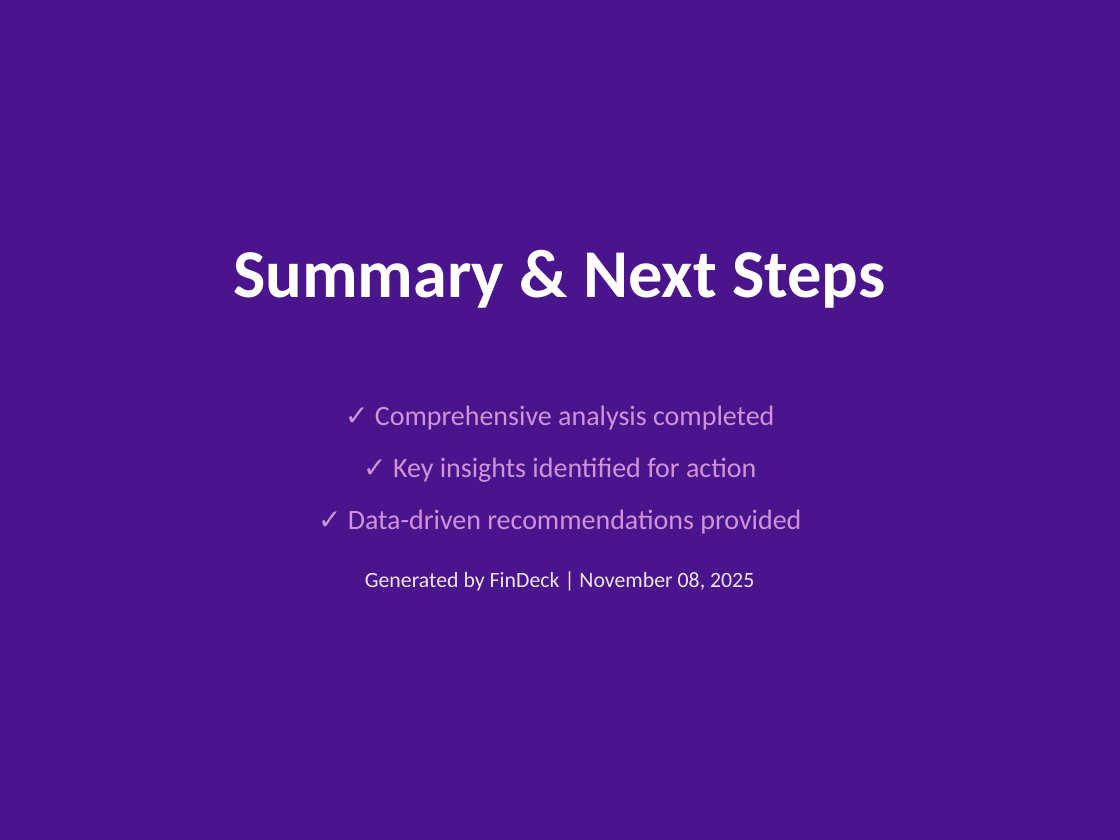
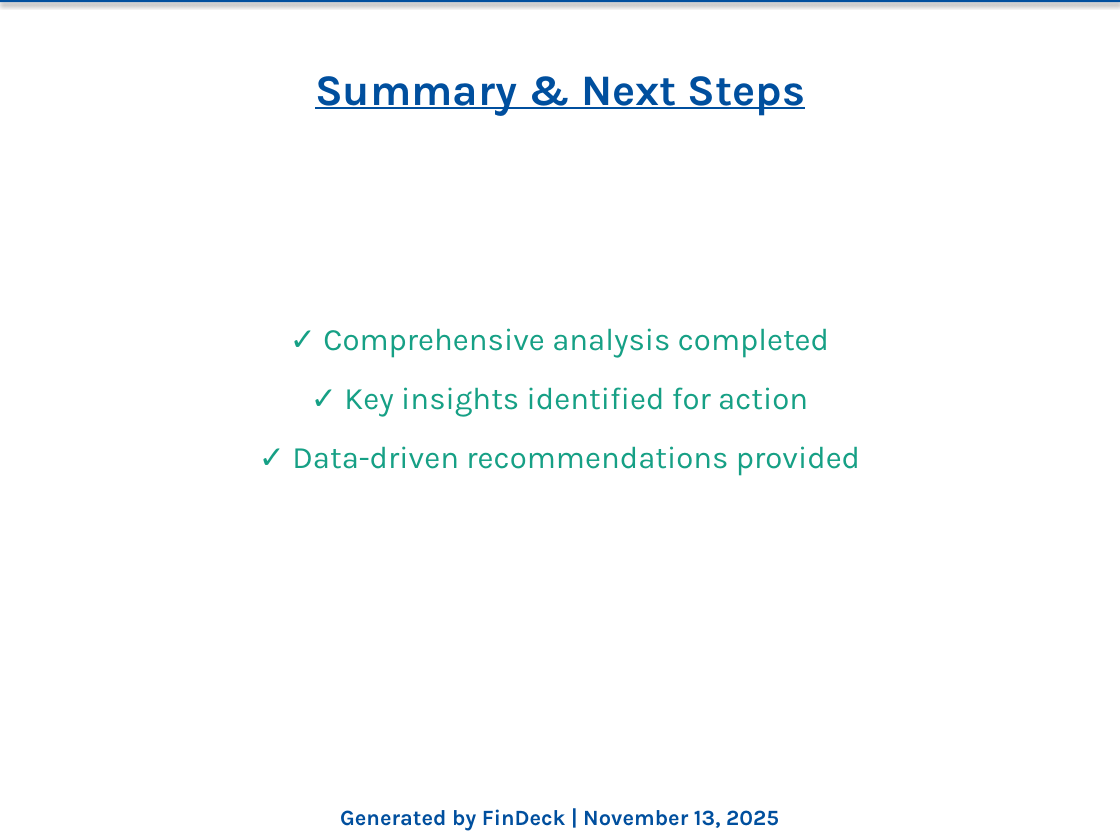
Before and after one commit to gaurav13407/FINEDECK-Excel-to-PPT-, a slide deck: slide 10 of test_output/backend_integration_test.pptx. Drawn at 1120x840 pixels with LibreOffice and Linux fonts; fonts in the diff are those of the drawing. Boxes give left, top, right and bottom in pixels: in the first picture for what was removed or moved away, otherwise in the second. Text is boxed around its words. In the diff, an @@ line names an element or a change of style, - is before the commit and + after.

```diff
--- a/test_output/backend_integration_test.pptx
+++ b/test_output/backend_integration_test.pptx
@@ rectangle at [0, 0, 1120, 840]: fill #4A148C to #FFFFFF @@
@@ rectangle added at [0, 0, 1120, 2], fill #004F9E @@
@@ text "Summary & Next Steps": place and size @@
-text "Summary & Next Steps" at [233, 252, 885, 308]
+text "Summary & Next Steps" at [315, 76, 805, 116]
@@ text "Summary & Next Steps" at [315, 76, 805, 116]: size 44 to 28 pt, font Calibri to Karla, text colour #FFFFFF to #004F9E, underline on @@
@@ text "✓ Comprehensive analysis completed": place and size @@
-text "✓ Comprehensive analysis completed" at [348, 405, 801, 534]
+text "✓ Comprehensive analysis completed" at [292, 328, 860, 476]
@@ text "✓ Comprehensive analysis completed" at [292, 328, 860, 476]: size 18 to 20 pt, font Calibri to Karla, text colour #CE93D8 to #16A085; more space between paragraphs @@
@@ text at [340, 809, 779, 831]: text changed; font Calibri to Karla; text colour #F3E5F5 to #004F9E; bold on @@
-Generated by FinDeck | November 08, 2025
+Generated by FinDeck | November 13, 2025
```
Also in this commit, not shown: 9 other slides changed, 8 other files.
